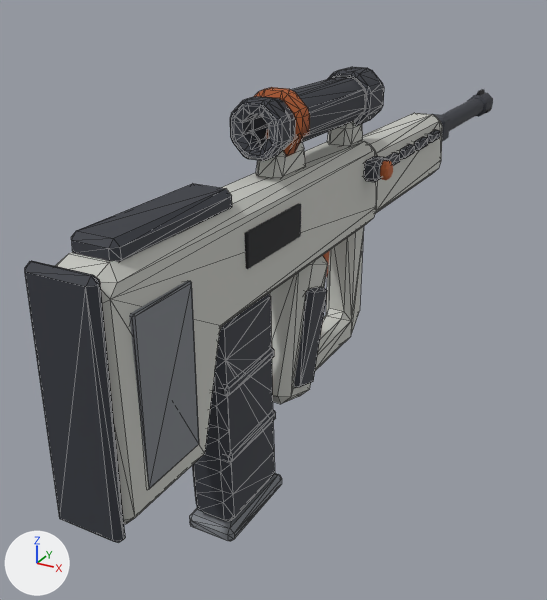
An edit to the glTF model roblox/assets/weapons-kit/src/w_ar@ar_bullpup.glb, drawn before and after from the same camera.
The view is the same before and after, from a 50 mm lens placed at (0.377, -0.832, 0.261), pointed at (-0.094, 0.024, -0.167). Every picture has the same lights, and +X, +Y and +Z are marked at lower left. The first picture is the older version. Mesh edges are drawn as thin lines on the coarser meshes. Where no turn or scale is listed for an object, it has been applied to the vertices. Vertices at exactly the same position are counted once.

Names of what the first picture shows: 'body_wzA', 'body_wzN', 'grip_wzA', 'grip_wzN', 'guard_wzA', 'mag_wzB', 'mag_wzN', 'optic_wzA', 'optic_wzB', 'optic_wzN', 'stock_wzB', 'trim_wzN' and 5 more.
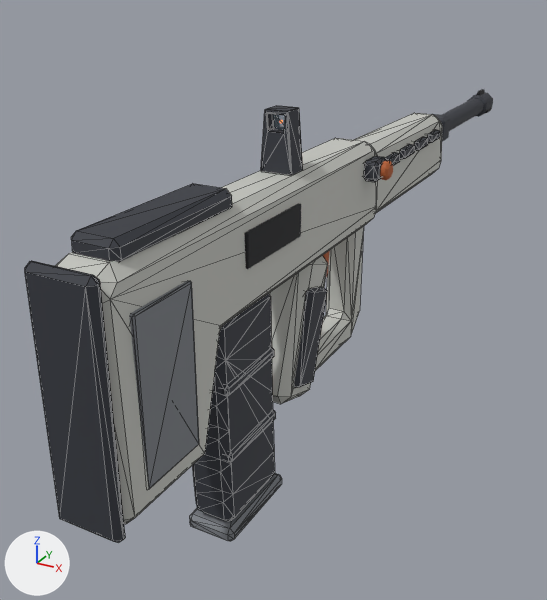
Edits to the bpy script that builds the scene:
```text
Add mat_glass:
    mat_glass = principled_material('glass')
    mat_glass.base_color = (0.347, 0.456, 0.552)  # greyish blue #9fb4c4
    mat_glass.roughness = 0.75
    mat_glass.alpha = 0.3
Change me_optic_wzn:
    used by ob_optic_wzn; location = (0.0, 0.0, 0.0)
    remove me_optic_wzn.from_pydata(...)  # 128 vertices, 256 faces; spans x -0.034..0.034, y -0.15..-0.13, z 0.08..0.148
    remove me_optic_wzn.materials.append(mat_orange)  # orange #b45d2d
    add me_optic_wzn.from_pydata(...)  # 48 vertices, 96 faces; spans x -0.0189..0.0189, y -0.141..-0.115, z 0.061..0.127
    me_optic_wzn part 1: the whole mesh is rebuilt
    add me_optic_wzn.materials.append(mat_dark)  # dark grey #353840
Add me_optic_wzn_001:
    me_optic_wzn_001.from_pydata([(-0.0098, -0.1265, 0.1048), (0.0098, -0.1265, 0.1048), (0.0112, -0.1265, 0.1232), (-0.0112, -0.1265, 0.1232), (-0.0098, -0.1295, 0.1048), (0.0098, -0.1295, 0.1048), (0.0112, -0.1295, 0.1232), (-0.0112, -0.1295, 0.1232)], [], [(0, 3, 2), (0, 2, 1), (7, 4, 5), (7, 5, 6), (0, 1, 5), (0, 5, 4), (1, 2, 6), (1, 6, 5), (2, 3, 7), (2, 7, 6), (3, 0, 4), (3, 4, 7)])
    me_optic_wzn_001.materials.append(mat_glass)  # greyish blue #9fb4c4
Remove ob_optic_wza:
    ob_optic_wza = bpy.data.objects.new('optic_wzA', me_optic_wza)
    ob_optic_wza.location = (0.0, 0.0, 0.0)
Remove ob_optic_wzb:
    ob_optic_wzb = bpy.data.objects.new('optic_wzB', me_optic_wzb)
    ob_optic_wzb.location = (0.0, 0.0, 0.0)
Add ob_optic_wzn_001:
    ob_optic_wzn_001 = bpy.data.objects.new('optic_wzN.001', me_optic_wzn_001)
    ob_optic_wzn_001.location = (0.0, 0.0, 0.0)
```

Where the change shows, as pixel boxes (x1, y1, x2, y2) in the pictures (547 x 600 px):
'optic_wzB', deleted
    before: (230, 67, 384, 161)
'optic_wzN', reshaped, recoloured
    before: (254, 87, 310, 157)
    after: (261, 106, 303, 175)
'optic_wzA', deleted
    before: (256, 121, 363, 179)
'optic_wzN.001', added (mostly hidden)
    after: (273, 114, 285, 130)
